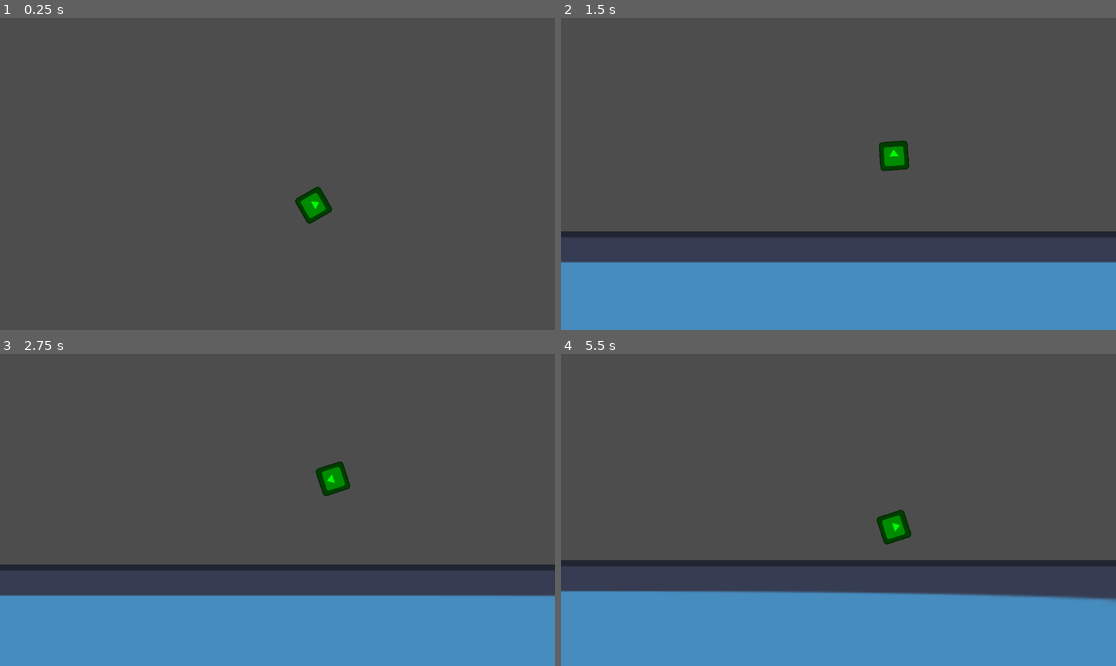
Above: before the commit, frames 1-4 (two rows, left to right).
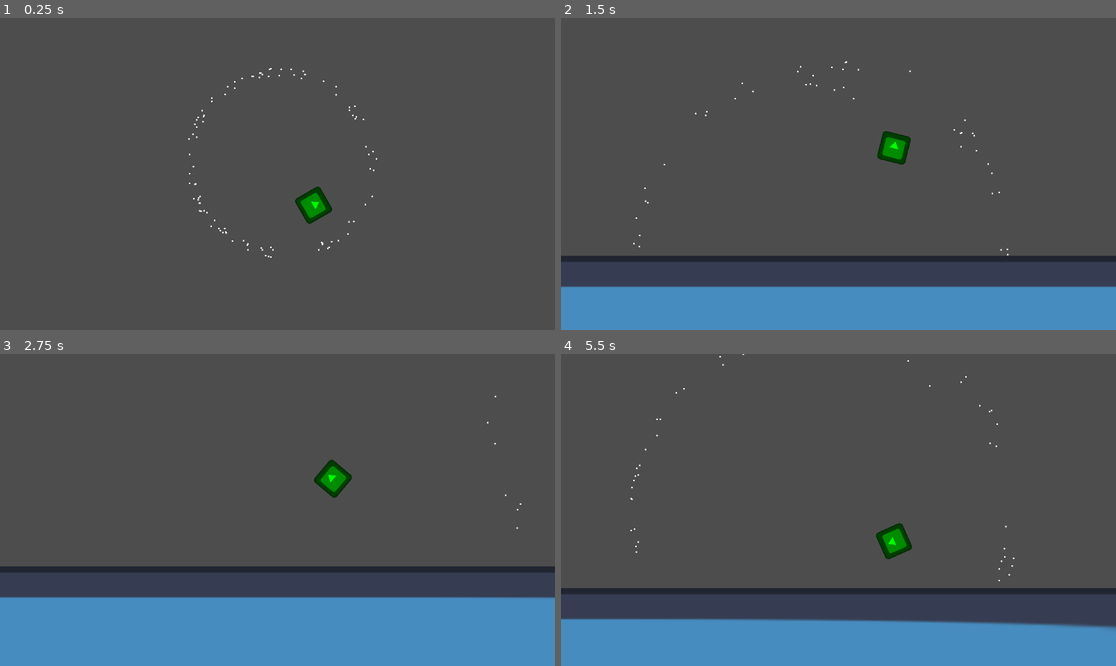
Above: after the commit, the same moments.

Repository: YouthHalo/Geometry-Dash-Clone
Game: Godot game, scene res://scenes/testlevel.tscn
Same seed, same stepped clock (60 frames per second), same inputs: the game is played once before the commit and once after it. The engine's default icon, where the game draws it, is replaced by a stand-in: a white triangle on a blue panel in a dark square.
Inputs (mouse positions are in pixels of both pictures, inside the frame that each line leads up to):
- Up to frame 1 (0.25 s): no input
- Up to frame 2 (1.5 s): move the mouse to (960, 158) at 0.52 s; press the mouse at (960, 158) at 0.53 s; move the mouse to (727, 189) at 1.27 s; release the mouse at (727, 189) at 1.28 s; click (727, 189) at 1.35 s
- Up to frame 3 (2.75 s): click (166, 525) at 1.52 s; click (166, 525) at 1.82 s; move the mouse to (333, 441) at 2.02 s; press the mouse at (333, 441) at 2.03 s
- Up to frame 4 (5.5 s): move the mouse to (810, 572) at 2.77 s; release the mouse at (810, 572) at 2.78 s; click (810, 572) at 2.85 s; click (810, 572) at 3.02 s; click (810, 572) at 3.32 s; move the mouse to (1005, 556) at 3.52 s; press the mouse at (1005, 556) at 3.53 s; move the mouse to (672, 463) at 4.27 s; release the mouse at (672, 463) at 4.28 s; click (672, 463) at 4.35 s; click (672, 463) at 4.52 s; click (672, 463) at 4.82 s; move the mouse to (866, 510) at 5.02 s; press the mouse at (866, 510) at 5.03 s

The runs differ from the first frame. In frame 1, 0.2% of the frame differs, in the area x 33-68%, y 16-77%; in frame 2, 13%; in frame 3, 2.3%; in frame 4, 14%, in the area x 0-100%, y 0-89%.

Commit message:
explosion effect, floor angle snapping

Diff:
--- a/scenes/player.gd
+++ b/scenes/player.gd
@@ -1,25 +1,30 @@
 extends CharacterBody2D
 
 
-const JUMP_VELOCITY = -300.0
+const JUMP_VELOCITY = -350.0
 
+@onready var speed = $"..".PLAYERSPEED
 # Get the gravity from the project settings to be synced with RigidBody nodes.
 var gravity = ProjectSettings.get_setting("physics/2d/default_gravity")
-@onready var speed = $"..".PLAYERSPEED
-
+var falling = true
+func _ready():
+	velocity.x = speed
 func _physics_process(delta):
 	# Add the gravity.
 	if not is_on_floor():
 		$Sprite2D.modulate = Color(0,1,0)
 		velocity.y += gravity * delta
+	if falling:
 		rotate(deg_to_rad(4))
 	if is_on_floor():
+		falling = false
 		$Sprite2D.modulate = Color(1,1,1)
-		#rotation = deg_to_rad(0)
+		rotation_degrees = round(rotation_degrees / 90) *90
 
 	if Input.is_action_pressed("jump") and is_on_floor():
 		velocity.y = JUMP_VELOCITY
-	velocity.x = speed
+		falling = true
+
 	if is_on_wall():
 		queue_free()
 	move_and_slide()
--- a/scenes/player.tscn
+++ b/scenes/player.tscn
@@ -1,9 +1,20 @@
-[gd_scene load_steps=4 format=3 uid="uid://cg3dghlb8nw0e"]
+[gd_scene load_steps=5 format=3 uid="uid://cg3dghlb8nw0e"]
 
 [ext_resource type="Script" path="res://scenes/player.gd" id="1_u8bxi"]
 [ext_resource type="Texture2D" uid="uid://bnessj15eiv70" path="res://icon.svg" id="2_5xk2s"]
 
 [sub_resource type="RectangleShape2D" id="RectangleShape2D_l6fuf"]
+
+[sub_resource type="ParticleProcessMaterial" id="ParticleProcessMaterial_p8ynh"]
+particle_flag_disable_z = true
+spread = 180.0
+initial_velocity_min = 200.0
+initial_velocity_max = 200.0
+radial_velocity_min = 70.0
+radial_velocity_max = 70.0
+gravity = Vector3(0, 98, 0)
+linear_accel_min = 15.0
+linear_accel_max = 15.0
 
 [node name="Player" type="CharacterBody2D"]
 script = ExtResource("1_u8bxi")
@@ -20,3 +31,9 @@
 zoom = Vector2(3, 3)
 drag_horizontal_enabled = true
 drag_vertical_enabled = true
+
+[node name="GPUParticles2D" type="GPUParticles2D" parent="."]
+amount = 100
+process_material = SubResource("ParticleProcessMaterial_p8ynh")
+explosiveness = 1.0
+collision_base_size = 128.0
